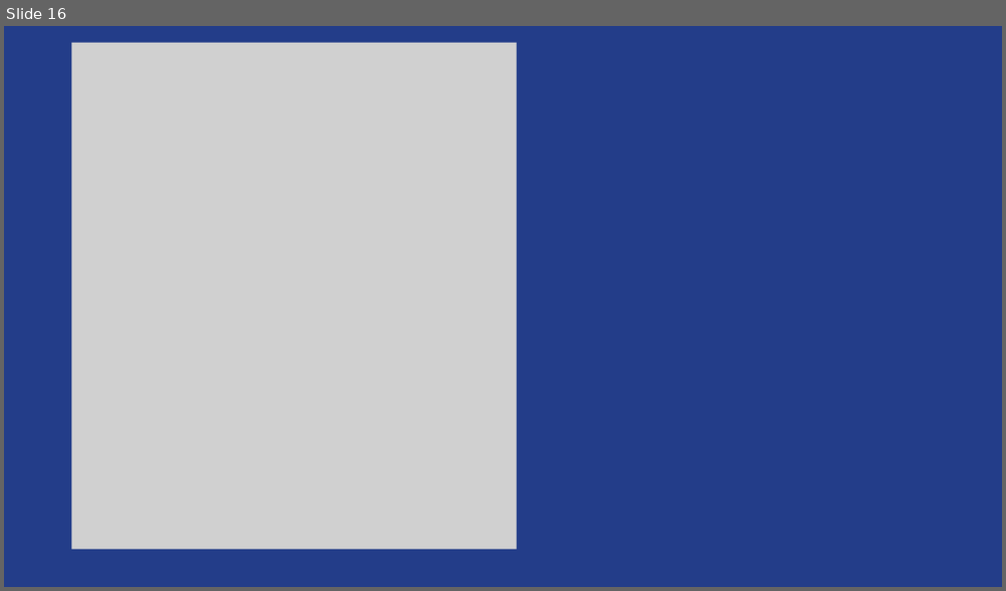
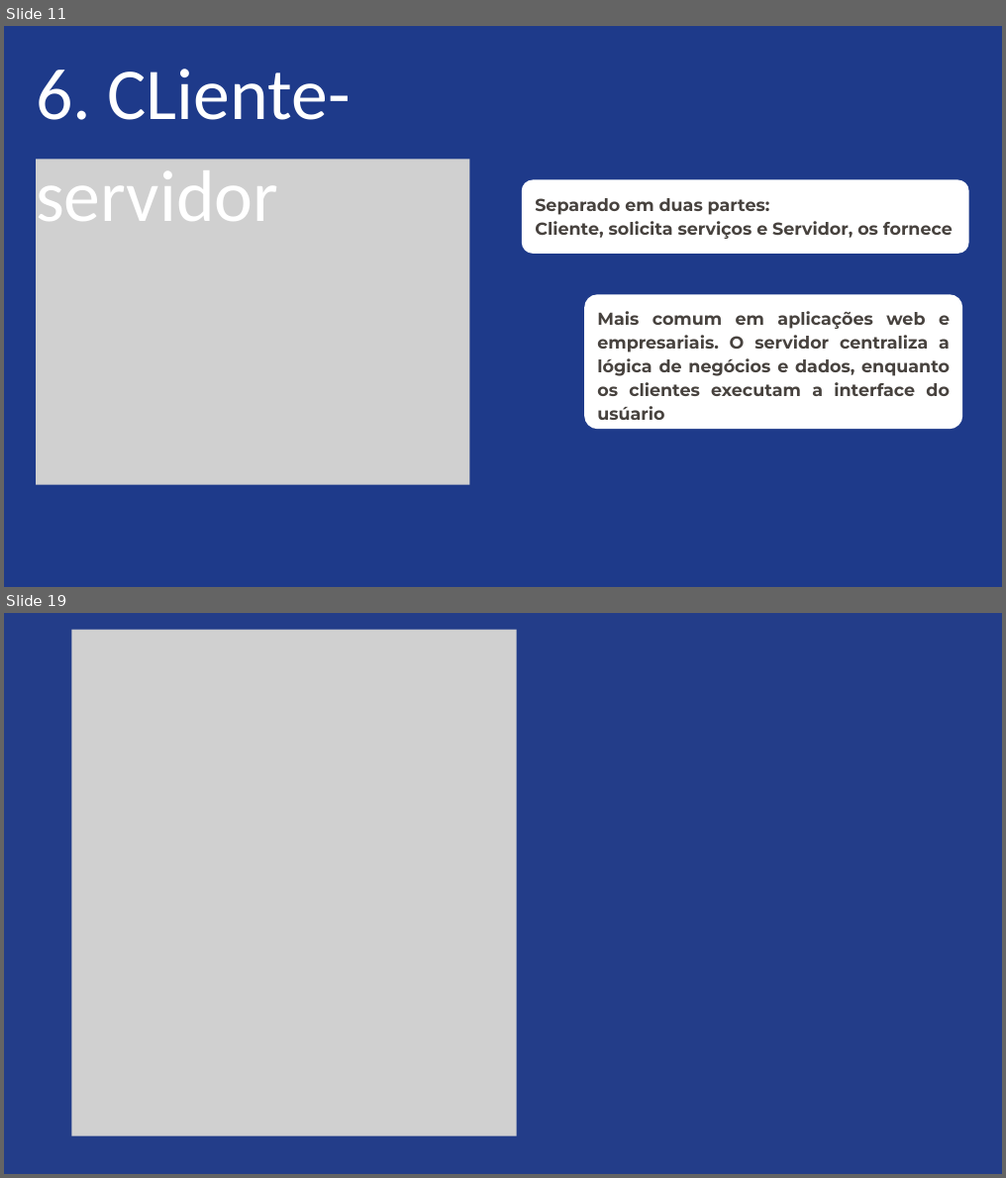
Before and after one commit to Liche008/Eng-Soft2-Grupo2, a slide deck: Apresentacao.pptx. Shown one above the other, each under a label of ours: slide 16 before the commit, slides 11 and 19 after it; the slides between them are not shown. The pictures are 1006x591 and 1006x1178 pixels, drawn with LibreOffice and Linux fonts; fonts in the diff are those of the drawing; grey boxes stand for pictures. Boxes give left, top, right and bottom in pixels: in the first picture for what was removed or moved away, otherwise in the second. Text is boxed around its words. In the diff, an @@ line names an element or a change of style, - is before the commit and + after.

```diff
--- a/Apresentacao.pptx
+++ b/Apresentacao.pptx
@@ slide 11 added at <box>4,26,1002,587</box>, background #1E3A8A @@
@@ text added at <box>36,69,350,221</box>, 105.3 pt, text #FFFFFF @@
+6. CLiente-servidor
@@ picture added at <box>36,160,469,485</box> @@
@@ freeform shape added at <box>522,180,968,254</box>, fill #FFFFFF @@
@@ text added at <box>535,198,952,239</box>, 25 pt, text #47423E, bold @@
+Separado em duas partes:
+Cliente, solicita serviços e Servidor, os fornece
@@ freeform shape added at <box>584,294,962,429</box>, fill #FFFFFF @@
@@ text added at <box>597,311,949,420</box>, 25 pt, text #47423E, bold @@
+Mais comum em aplicações web e empresariais. O servidor centraliza a lógica de negócios e dados, enquanto os clientes executam a interface do usúario
@@ what was slide 16 is now slide 19 @@
```
Also in this commit, not shown: 10 slides changed, 7 other slides added, 5 slides removed, 1 other file.
